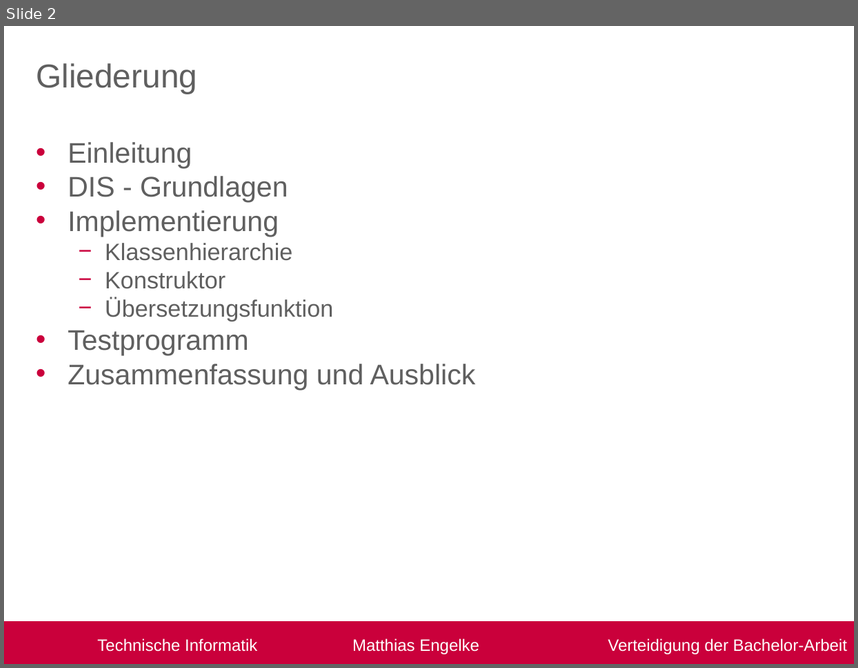
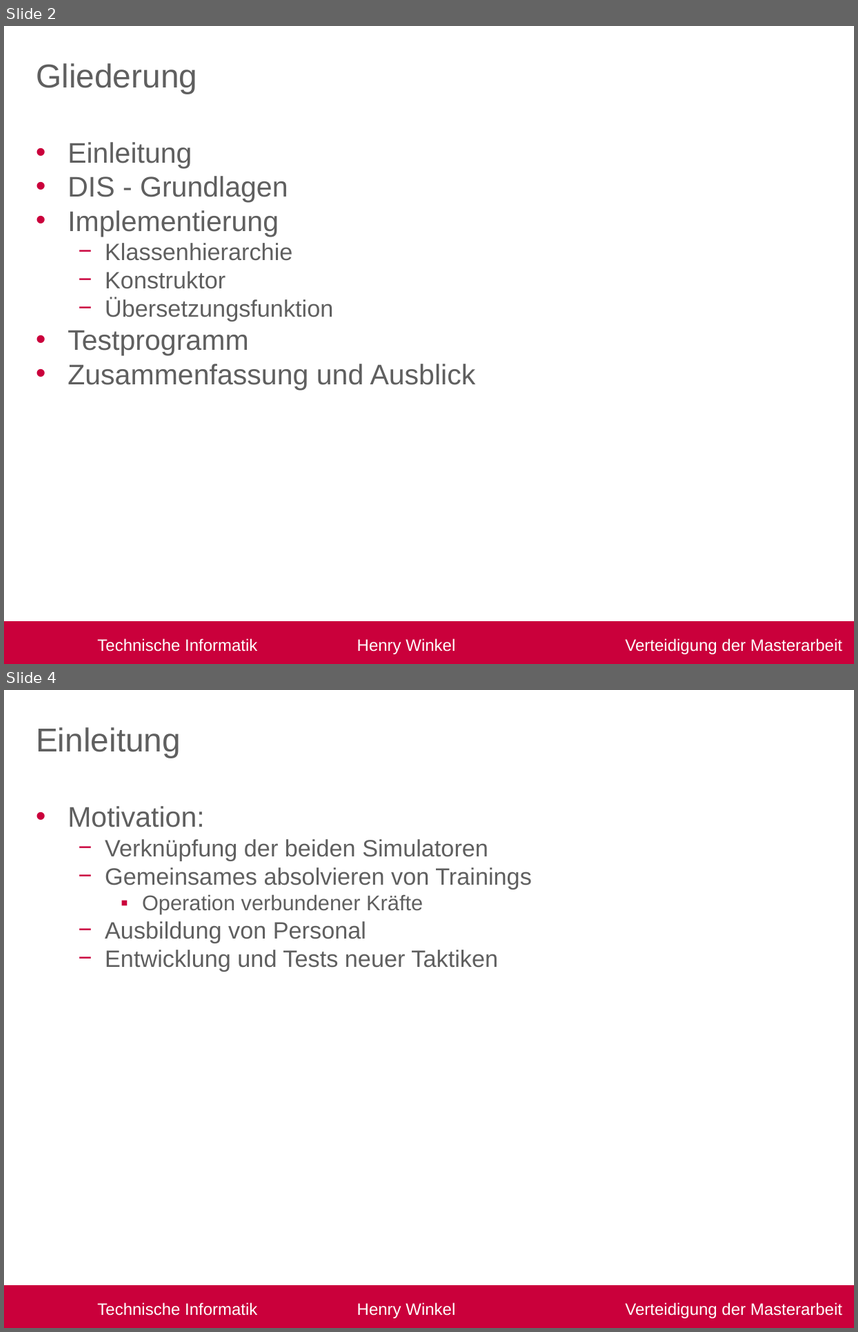
Before and after one commit to R3D454/Masterarbeit, a slide deck: Verteitigung.pptx. Shown one above the other, each under a label of ours: slide 2 before the commit, slides 2 and 4 after it; the slides between them are not shown. The pictures are 858x668 and 858x1332 pixels, drawn with LibreOffice and Linux fonts; fonts in the diff are those of the drawing; background and template pictures are left out. Boxes give left, top, right and bottom in pixels: in the first picture for what was removed or moved away, otherwise in the second. Text is boxed around its words. In the diff, an @@ line names an element or a change of style, - is before the commit and + after.

Commit message:
add: Verteidigung V0.2

```diff
--- a/Verteitigung.pptx
+++ b/Verteitigung.pptx
@@ slide 4 added at box(4, 690, 854, 1328), background #FFFFFF; not listed: 1 template element that a slide beside it also shows @@
@@ title added at box(36, 727, 181, 758), 28 pt, text #5F5F5F @@
+Einleitung
@@ text added at box(67, 806, 532, 971), 20 pt, text #5F5F5F @@
+• Motivation:
+  − Verknüpfung der beiden Simulatoren
+  − Gemeinsames absolvieren von Trainings
+    ▪ Operation verbundener Kräfte
+  − Ausbildung von Personal
+  − Entwicklung und Tests neuer Taktiken
@@ slide 2 changed as well @@
@@ text in rectangle at box(97, 638, 842, 654): text changed @@
-Technische Informatik Matthias Engelke Verteidigung der Bachelor-Arbeit
+Technische Informatik Henry Winkel Verteidigung der Masterarbeit
```
Also in this commit, not shown: 2 other slides changed, 6 other slides added, 1 slide removed, 9 other files.
